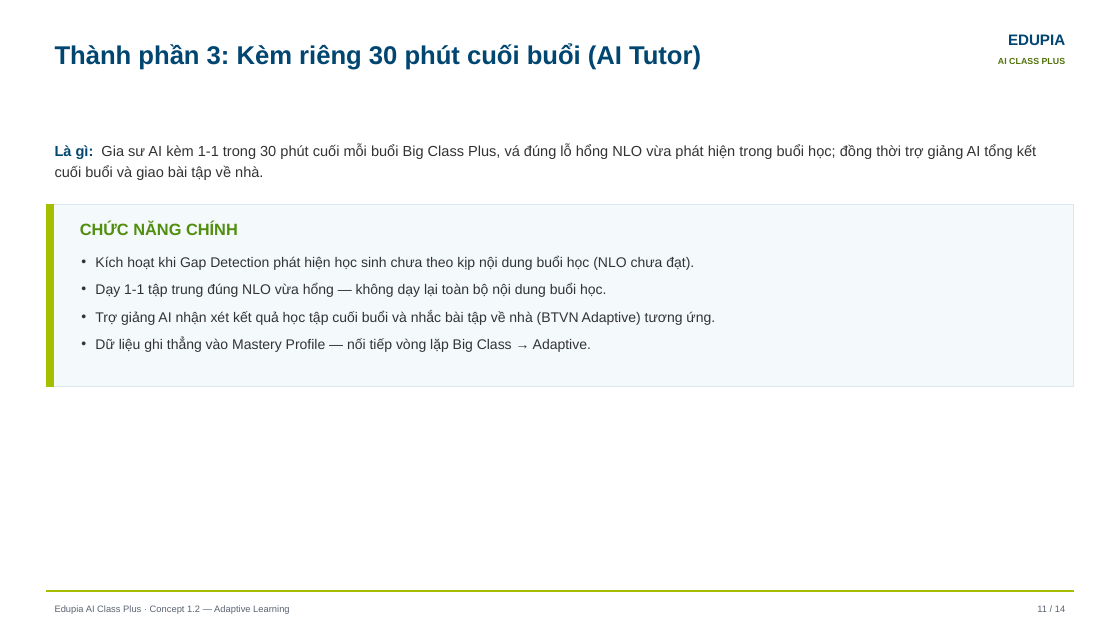
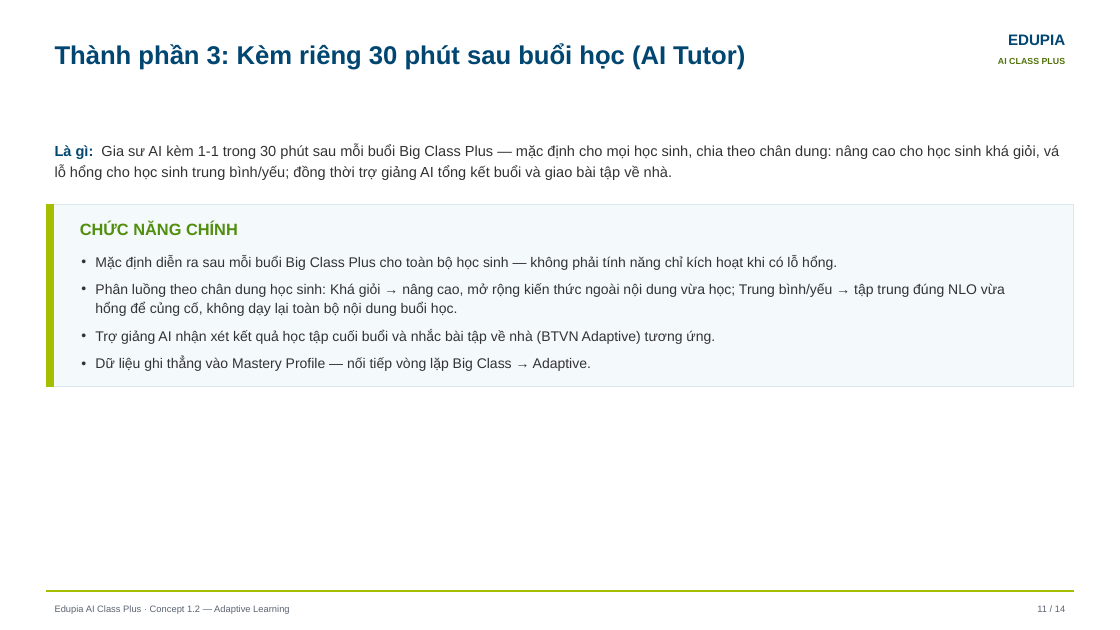
Before and after one commit to landangedupia/edupia-product, a slide deck: slide 16 of 03_product/concepts/AI-Class-Plus-concept-1.2-slide-deck-product-dev-2026-09-04-final.pptx. Drawn at 1120x630 pixels with LibreOffice and Linux fonts; fonts in the diff are those of the drawing. Boxes give left, top, right and bottom in pixels: in the first picture for what was removed or moved away, otherwise in the second. Text is boxed around its words. In the diff, an @@ line names an element or a change of style, - is before the commit and + after.

```diff
--- a/03_product/concepts/AI-Class-Plus-concept-1.2-slide-deck-product-dev-2026-09-04-final.pptx
+++ b/03_product/concepts/AI-Class-Plus-concept-1.2-slide-deck-product-dev-2026-09-04-final.pptx
@@ text at box(55, 43, 745, 70): text changed @@
-Thành phần 3: Kèm riêng 30 phút cuối buổi (AI Tutor)
+Thành phần 3: Kèm riêng 30 phút sau buổi học (AI Tutor)
@@ text at box(55, 144, 1059, 180): text changed @@
-Là gì: Gia sư AI kèm 1-1 trong 30 phút cuối mỗi buổi Big Class Plus, vá đúng lỗ hổng NLO vừa phát hiện trong buổi học; đồng thời trợ giảng AI tổng kết cuối buổi và giao bài tập về nhà.
+Là gì: Gia sư AI kèm 1-1 trong 30 phút sau mỗi buổi Big Class Plus — mặc định cho mọi học sinh, chia theo chân dung: nâng cao cho học sinh khá giỏi, vá lỗ hổng cho học sinh trung bình/yếu; đồng thời trợ giảng AI tổng kết buổi và giao bài tập về nhà.
@@ text at box(95, 255, 1005, 316): text changed @@
-• Kích hoạt khi Gap Detection phát hiện học sinh chưa theo kịp nội dung buổi học (NLO chưa đạt).
-• Dạy 1-1 tập trung đúng NLO vừa hổng — không dạy lại toàn bộ nội dung buổi học.
+• Mặc định diễn ra sau mỗi buổi Big Class Plus cho toàn bộ học sinh — không phải tính năng chỉ kích hoạt khi có lỗ hổng.
+• Phân luồng theo chân dung học sinh: Khá giỏi → nâng cao, mở rộng kiến thức ngoài nội dung vừa học; Trung bình/yếu → tập trung đúng NLO vừa hổng để củng cố, không dạy lại toàn bộ nội dung buổi học.
```
Also in this commit, not shown: 2 other slides changed, 6 other files.
